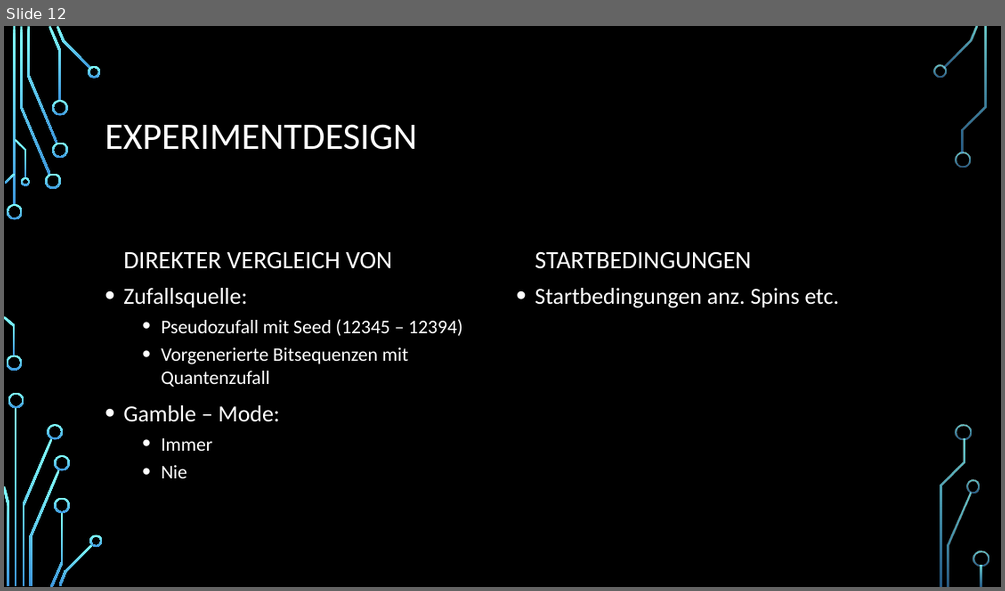
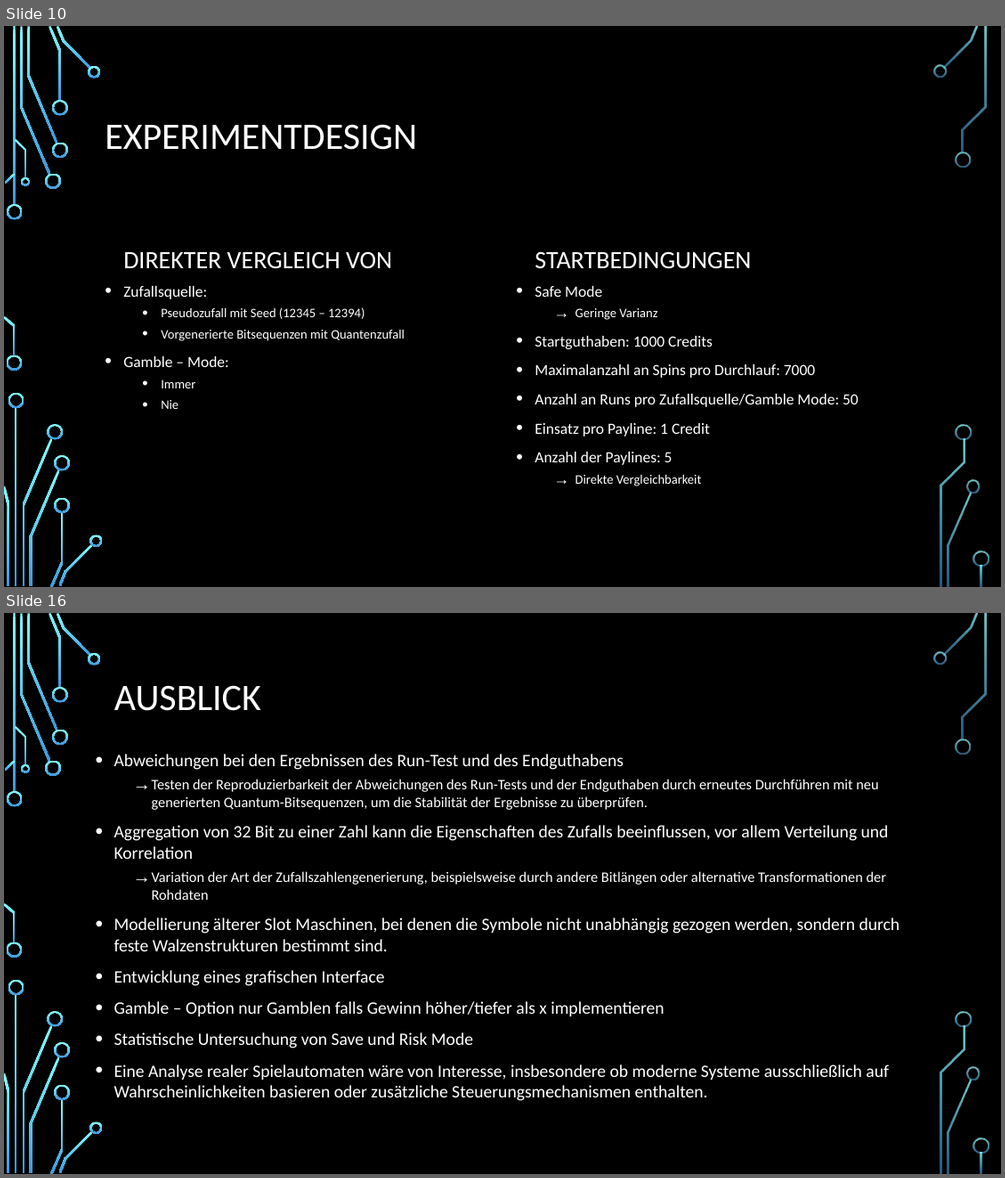
Before and after one commit to freiheits-stack/slot_project, a slide deck: docs/Spiel_Quantenzufall_Präsentation.pptx. Shown one above the other, each under a label of ours: slide 12 before the commit, slides 10 and 16 after it; the slides between them are not shown. The pictures are 1005x591 and 1005x1178 pixels, drawn with LibreOffice and Linux fonts; fonts in the diff are those of the drawing; background and template pictures are left out. Boxes give left, top, right and bottom in pixels: in the first picture for what was removed or moved away, otherwise in the second. Text is boxed around its words. In the diff, an @@ line names an element or a change of style, - is before the commit and + after.

```diff
--- a/docs/Spiel_Quantenzufall_Präsentation.pptx
+++ b/docs/Spiel_Quantenzufall_Präsentation.pptx
@@ slide 16 added at (4,613,1001,1174), background picture (left out); not listed: 36 template elements that a slide beside it also shows @@
@@ title added at (114,685,261,711), 36 pt, text #FFFFFF @@
+AUSBLICK
@@ text added at (114,754,900,1101), 16.8 pt, text #FFFFFF @@
+• Abweichungen bei den Ergebnissen des Run-Test und des Endguthabens
+  → Testen der Reproduzierbarkeit der Abweichungen des Run-Tests und der Endguthaben durch erneutes Durchführen mit neu generierten Quantum-Bitsequenzen, um die Stabilität der Ergebnisse zu überprüfen.
+• Aggregation von 32 Bit zu einer Zahl kann die Eigenschaften des Zufalls beeinflussen, vor allem Verteilung und Korrelation
+  → Variation der Art der Zufallszahlengenerierung, beispielsweise durch andere Bitlängen oder alternative Transformationen der Rohdaten
+• Modellierung älterer Slot Maschinen, bei denen die Symbole nicht unabhängig gezogen werden, sondern durch feste Walzenstrukturen bestimmt sind.
+• Entwicklung eines grafischen Interface
+• Gamble – Option nur Gamblen falls Gewinn höher/tiefer als x implementieren
+• Statistische Untersuchung von Save und Risk Mode
+• Eine Analyse realer Spielautomaten wäre von Interesse, insbesondere ob moderne Systeme ausschließlich auf Wahrscheinlichkeiten basieren oder zusätzliche Steuerungsmechanismen enthalten.
@@ what was slide 12 is now slide 10 @@
@@ slide 10 changed as well @@
@@ text "Zufallsquelle:" at (123,286,404,409): size 22.2 to 15 pt in "Zufallsquelle:", "Gamble – Mode:"; size 18.5 to 12.5 pt in "Pseudozufall mit Seed (12345 – 12394)", "Vorgenerierte Bitsequenzen mit Quantenzufall", "Immer", "Nie" @@
@@ text at (534,286,858,486): text changed; size 22.2 to 15 pt @@
-• Startbedingungen anz. Spins etc.
+• Safe Mode
+  → Geringe Varianz
+• Startguthaben: 1000 Credits
+• Maximalanzahl an Spins pro Durchlauf: 7000
+• Anzahl an Runs pro Zufallsquelle/Gamble Mode: 50
+• Einsatz pro Payline: 1 Credit
+• Anzahl der Paylines: 5
+  → Direkte Vergleichbarkeit
```
Also in this commit, not shown: 8 other slides changed, 7 other slides added, 8 slides removed, 2 other files.
